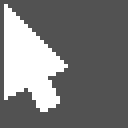
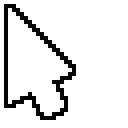
Layered file, before and after one edit (128×128). Changes by layer:
painted on "Paint Layer 3" over [0, 0, 128, 128]
renamed "Paint Layer 3" to "Paint Layer 4", hid it, painted on it over [0, 0, 128, 128]
hid "Background" over [0, 0, 128, 128]
